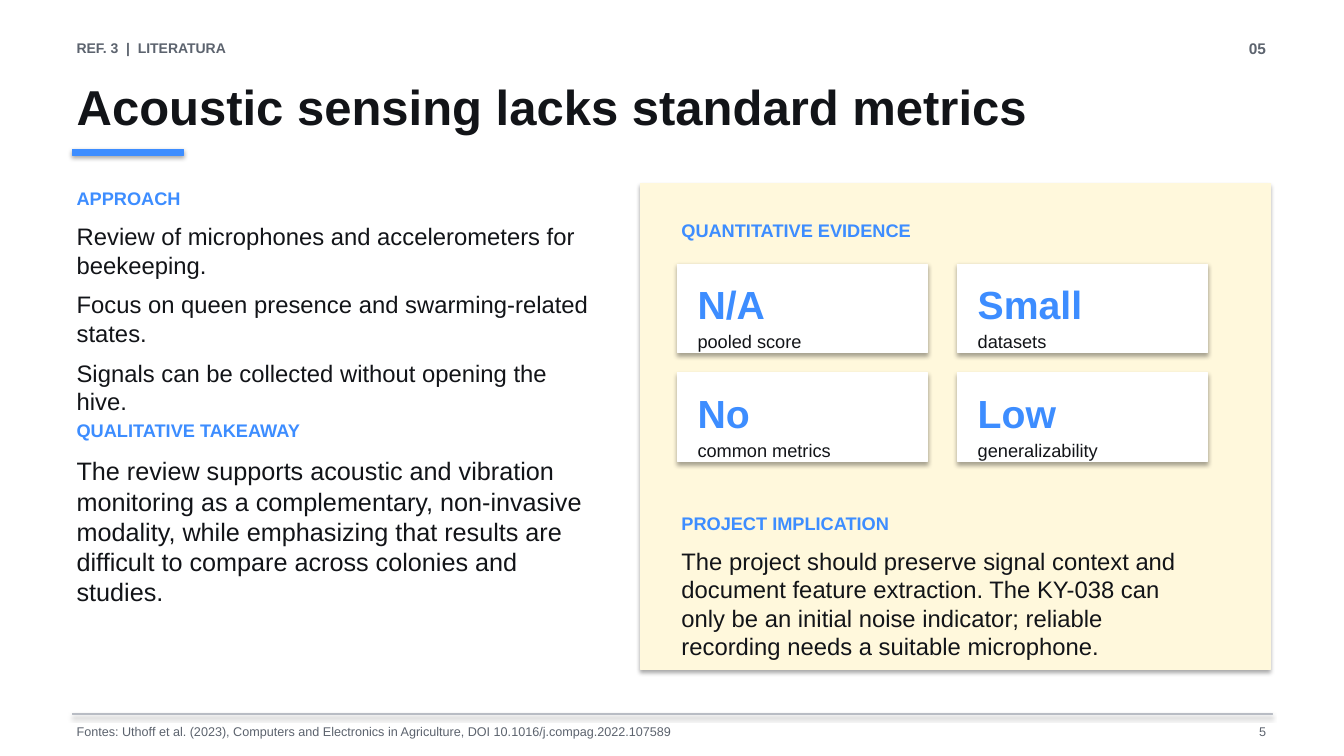
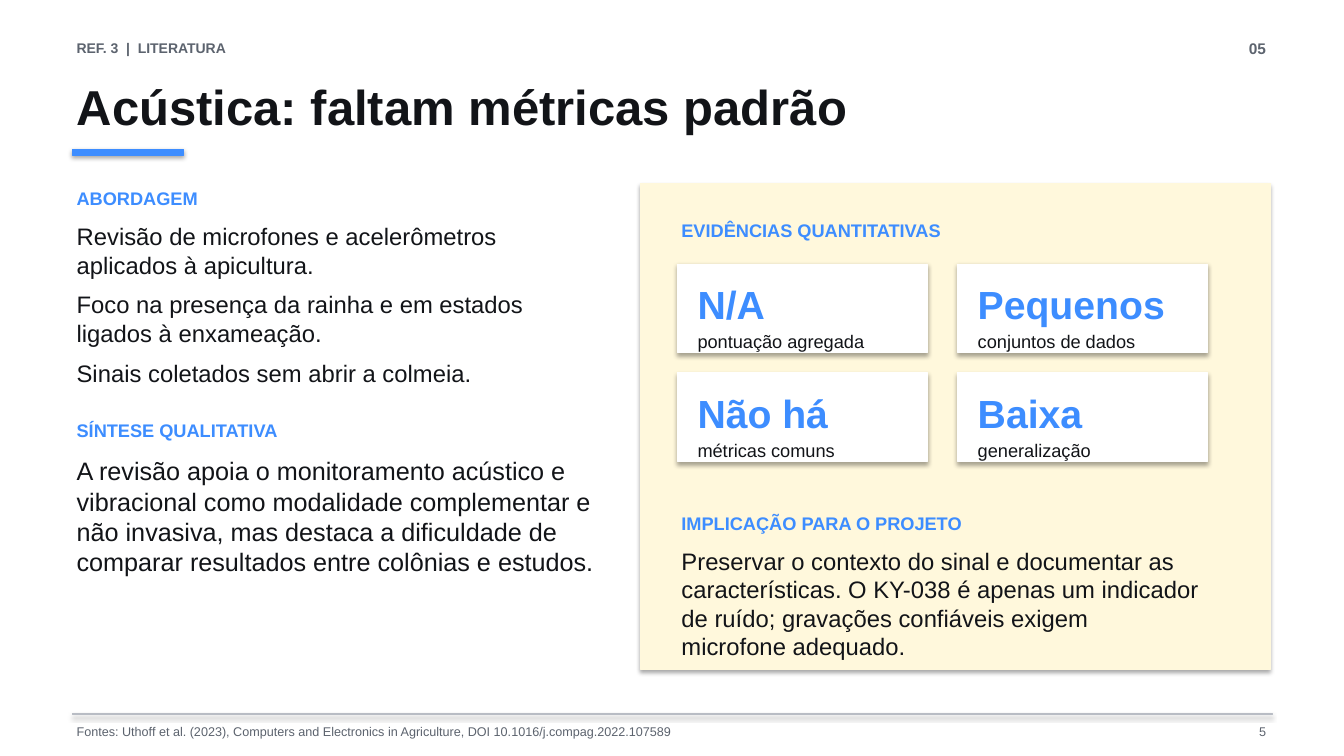
Before and after one commit to whirtex/embedded-system, a slide deck: slide 5 of beehive-monitoring/beehive-monitoring-ac4-slides.pptx. Drawn at 1344x756 pixels with LibreOffice and Linux fonts; fonts in the diff are those of the drawing. Boxes give left, top, right and bottom in pixels: in the first picture for what was removed or moved away, otherwise in the second. Text is boxed around its words. In the diff, an @@ line names an element or a change of style, - is before the commit and + after.

```diff
--- a/beehive-monitoring/beehive-monitoring-ac4-slides.pptx
+++ b/beehive-monitoring/beehive-monitoring-ac4-slides.pptx
@@ text at bbox=[77, 89, 847, 135]: text changed @@
-Acoustic sensing lacks standard metrics
+Acústica: faltam métricas padrão
@@ text at bbox=[77, 192, 198, 205]: text changed @@
-APPROACH
+ABORDAGEM
@@ text at bbox=[77, 227, 522, 383]: text changed @@
-Review of microphones and accelerometers for beekeeping.
-Focus on queen presence and swarming-related states.
-Signals can be collected without opening the hive.
+Revisão de microfones e acelerômetros aplicados à apicultura.
+Foco na presença da rainha e em estados ligados à enxameação.
+Sinais coletados sem abrir a colmeia.
@@ text at bbox=[681, 223, 940, 241]: text changed @@
-QUANTITATIVE EVIDENCE
+EVIDÊNCIAS QUANTITATIVAS
@@ text at bbox=[978, 292, 1165, 327]: text changed @@
-Small
+Pequenos
@@ text at bbox=[698, 334, 864, 352]: text changed @@
-pooled score
+pontuação agregada
@@ text at bbox=[978, 334, 1136, 352]: text changed @@
-datasets
+conjuntos de dados
@@ text at bbox=[698, 399, 828, 429]: text changed @@
-No
+Não há
@@ text at bbox=[978, 399, 1082, 429]: text changed @@
-Low
+Baixa
@@ text at bbox=[77, 423, 277, 441]: text changed @@
-QUALITATIVE TAKEAWAY
+SÍNTESE QUALITATIVA
@@ text at bbox=[698, 443, 835, 457]: text changed @@
-common metrics
+métricas comuns
@@ text at bbox=[978, 443, 1091, 461]: text changed @@
-generalizability
+generalização
@@ text at bbox=[77, 461, 593, 577]: text changed @@
-The review supports acoustic and vibration monitoring as a complementary, non-invasive modality, while emphasizing that results are difficult to compare across colonies and studies.
+A revisão apoia o monitoramento acústico e vibracional como modalidade complementar e não invasiva, mas destaca a dificuldade de comparar resultados entre colônias e estudos.
@@ text at bbox=[681, 516, 961, 534]: text changed @@
-PROJECT IMPLICATION
+IMPLICAÇÃO PARA O PROJETO
@@ text at bbox=[681, 552, 1199, 632]: text changed @@
-The project should preserve signal context and document feature extraction. The KY-038 can only be an initial noise indicator; reliable recording needs a suitable microphone.
+Preservar o contexto do sinal e documentar as características. O KY-038 é apenas um indicador de ruído; gravações confiáveis exigem microfone adequado.
```
Also in this commit, not shown: 7 other slides changed, 2 slides added, 2 slides removed.
